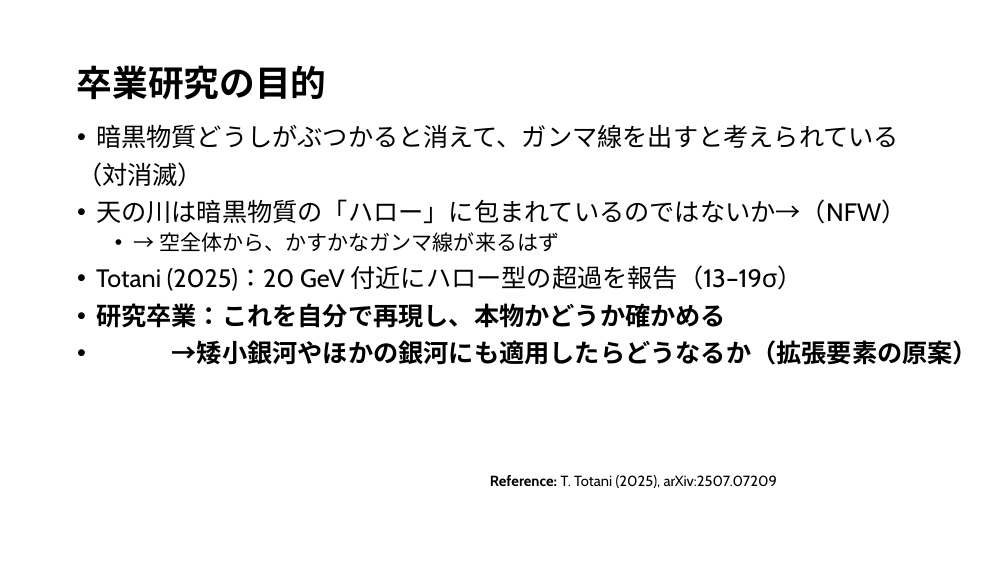
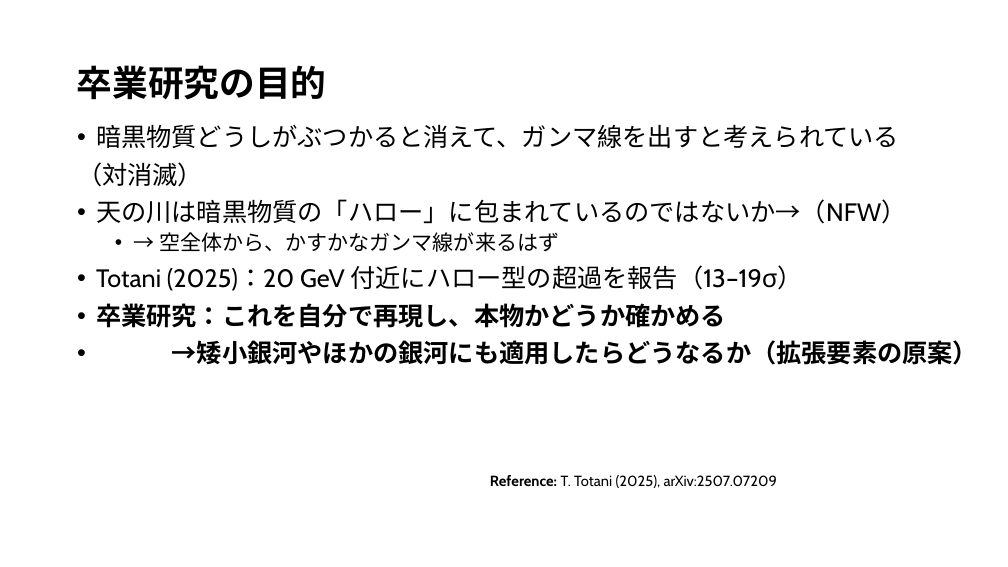
Before and after one commit to Mikann20041029/darkmatter-slides, a slide deck: slide 2 of slides/2026-10-02_研究進捗報告.pptx. Drawn at 1008x567 pixels with LibreOffice and Linux fonts; fonts in the diff are those of the drawing. Boxes give left, top, right and bottom in pixels: in the first picture for what was removed or moved away, otherwise in the second. Text is boxed around its words. In the diff, an @@ line names an element or a change of style, - is before the commit and + after.

Commit message:
slides: 本人の編集版を更新 (10-02 10:42)

```diff
--- a/slides/2026-10-02_研究進捗報告.pptx
+++ b/slides/2026-10-02_研究進捗報告.pptx
@@ text at (96, 303, 726, 328): text changed @@
-• 研究卒業：これを自分で再現し、本物かどうか確かめる
+• 卒業研究：これを自分で再現し、本物かどうか確かめる
```
